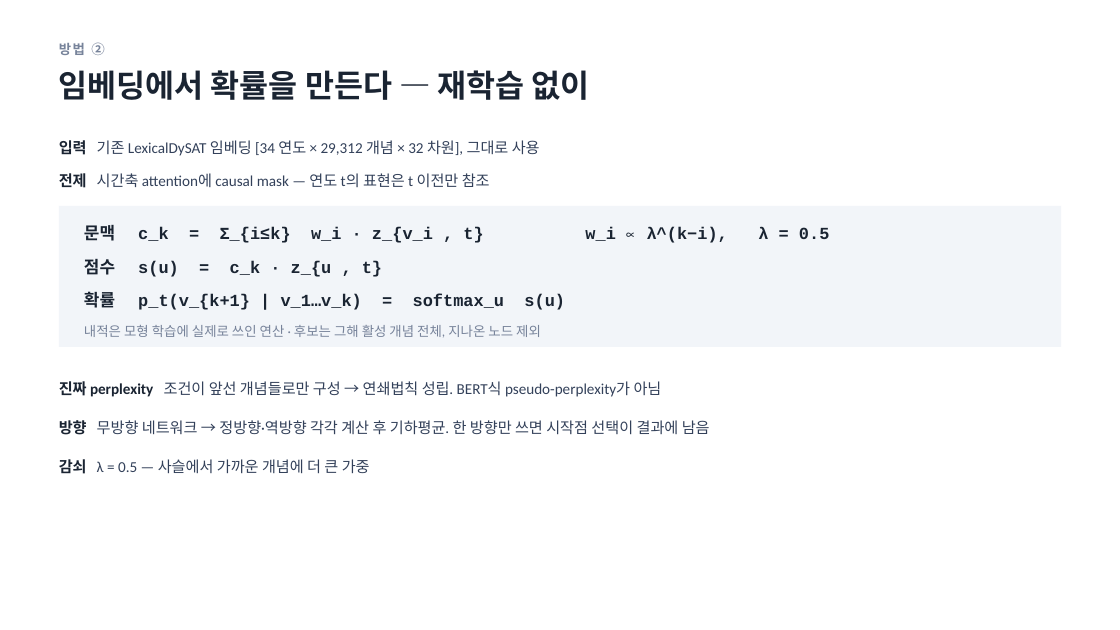
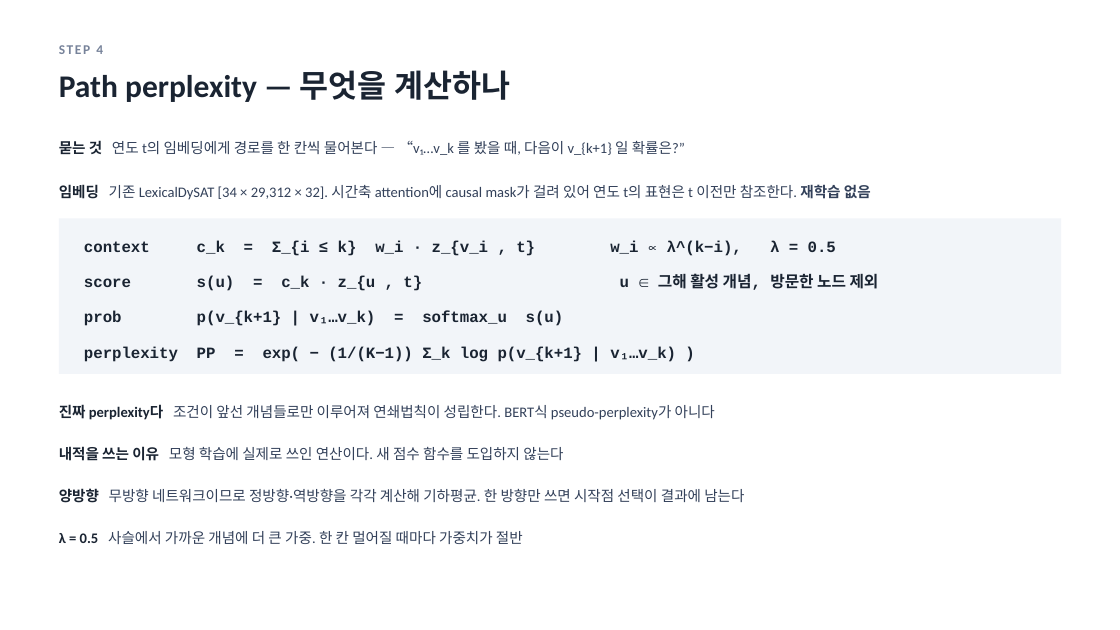
Before and after one commit to yeokyunghwang/science-society, a slide deck: slide 9 of sequence_perplexity.pptx (slide 4 before the commit). Drawn at 1120x630 pixels with LibreOffice and Linux fonts; fonts in the diff are those of the drawing. Boxes give left, top, right and bottom in pixels: in the first picture for what was removed or moved away, otherwise in the second. Text is boxed around its words. In the diff, an @@ line names an element or a change of style, - is before the commit and + after.

```diff
--- a/sequence_perplexity.pptx
+++ b/sequence_perplexity.pptx
@@ text at [59,45,103,54]: text changed @@
-방법 ②
+STEP 4
@@ text at [59,70,510,102]: text changed @@
-임베딩에서 확률을 만든다 — 재학습 없이
+Path perplexity — 무엇을 계산하나
@@ text removed at [59,140,540,156] @@
-입력 기존 LexicalDySAT 임베딩 [34 연도 × 29,312 개념 × 32 차원], 그대로 사용
@@ text added at [59,140,685,155], 12.5 pt, text #33415A @@
+묻는 것 연도 t의 임베딩에게 경로를 한 칸씩 물어본다 — “v₁…v_k 를 봤을 때, 다음이 v_{k+1} 일 확률은?”
@@ text at [59,184,871,200]: text changed; size 13 to 12.5 pt @@
-전제 시간축 attention에 causal mask — 연도 t의 표현은 t 이전만 참조
+임베딩 기존 LexicalDySAT [34 × 29,312 × 32]. 시간축 attention에 causal mask가 걸려 있어 연도 t의 표현은 t 이전만 참조한다. 재학습 없음
@@ rectangle: place and size @@
-rectangle at [59,206,1061,347]
+rectangle at [59,218,1061,374]
@@ text at [84,240,836,256]: text changed; size 14.5 to 13.5 pt @@
-문맥 c_k = Σ_{i≤k} w_i · z_{v_i , t} w_i ∝ λ^(k−i), λ = 0.5
+context c_k = Σ_{i ≤ k} w_i · z_{v_i , t} w_i ∝ λ^(k−i), λ = 0.5
@@ text at [84,273,879,291]: text changed; size 14.5 to 13.5 pt @@
-점수 s(u) = c_k · z_{u , t}
+score s(u) = c_k · z_{u , t} u ∈ 그해 활성 개념, 방문한 노드 제외
@@ text at [84,311,564,326]: text changed; size 14.5 to 13.5 pt @@
-확률 p_t(v_{k+1} | v_1…v_k) = softmax_u s(u)
+prob p(v_{k+1} | v₁…v_k) = softmax_u s(u)
@@ text removed at [84,325,541,337] @@
-내적은 모형 학습에 실제로 쓰인 연산 · 후보는 그해 활성 개념 전체, 지나온 노드 제외
@@ text added at [84,346,676,362], 13.5 pt, text #1A2432, bold @@
+perplexity PP = exp( − (1/(K−1)) Σ_k log p(v_{k+1} | v₁…v_k) )
@@ text at [59,404,715,420]: text changed; size 13 to 12.5 pt @@
-진짜 perplexity 조건이 앞선 개념들로만 구성 → 연쇄법칙 성립. BERT식 pseudo-perplexity가 아님
+진짜 perplexity다 조건이 앞선 개념들로만 이루어져 연쇄법칙이 성립한다. BERT식 pseudo-perplexity가 아니다
@@ text added at [59,446,563,461], 12.5 pt, text #33415A @@
+내적을 쓰는 이유 모형 학습에 실제로 쓰인 연산이다. 새 점수 함수를 도입하지 않는다
@@ text at [59,488,744,503]: text changed; size 13 to 12.5 pt @@
-방향 무방향 네트워크 → 정방향·역방향 각각 계산 후 기하평균. 한 방향만 쓰면 시작점 선택이 결과에 남음
+양방향 무방향 네트워크이므로 정방향·역방향을 각각 계산해 기하평균. 한 방향만 쓰면 시작점 선택이 결과에 남는다
@@ text at [59,531,523,544]: text changed; size 13 to 12.5 pt @@
-감쇠 λ = 0.5 — 사슬에서 가까운 개념에 더 큰 가중
+λ = 0.5 사슬에서 가까운 개념에 더 큰 가중. 한 칸 멀어질 때마다 가중치가 절반
```
Also in this commit, not shown: 7 other slides changed, 8 slides added, 9 slides removed, 19 other files.
